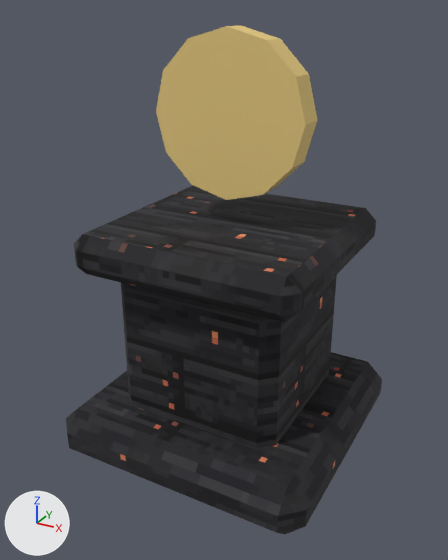
A saved change to the glTF model ArenaTaticaUnity/Assets/ArenaTatica/Resources/Models/Mapa/vulcao/pilar_galeao.glb.
The view is the same before and after, from a camera (50 mm lens) standing at (0.68, -1.282, 1.086) and looking at (-0.006, -0.034, 0.463). The axes (+X, +Y, +Z) are drawn at lower left. The lights are the same throughout. The older version comes first.

Objects in the first picture: 'vulcao_pilar_galeao'.
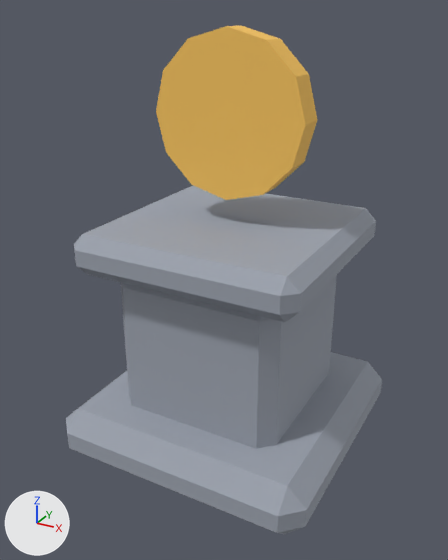
Patch to the scene script:
```diff
--- a/ArenaTaticaUnity/Assets/ArenaTatica/Resources/Models/Mapa/vulcao/pilar_galeao.glb.py
+++ b/ArenaTaticaUnity/Assets/ArenaTatica/Resources/Models/Mapa/vulcao/pilar_galeao.glb.py
@@ mat_vulcao_pedra @@
 n0 = _N.new('ShaderNodeBsdfPrincipled'); n0.name = 'Principled BSDF'
-n0.inputs[2].default_value = 0.9  # 'Roughness'
+n0.inputs[2].default_value = 0.88  # 'Roughness'
 n1 = _N.new('ShaderNodeOutputMaterial'); n1.name = 'Material Output'
@@ mat_vulcao_pedra @@
 n2 = _N.new('ShaderNodeMix'); n2.name = 'Mix'
 n2.inputs[0].default_value = 1.0  # 'Factor'
+n2.inputs[7].default_value = (0.34, 0.37, 0.43, 1.0)  # 'B', grey #9ea4af
 n3 = _N.new('ShaderNodeVertexColor'); n3.name = 'Color Attribute'
-n4 = _N.new('ShaderNodeTexImage'); n4.name = 'Image Texture'
-n4.image = img_vulcao_pedra
-n4.interpolation = 'Closest'
 _L.new(n0.outputs[0], n1.inputs[0])  # 'BSDF' to 'Surface'
 _L.new(n2.outputs[2], n0.inputs[0])  # 'Result' to 'Base Color'
-_L.new(n3.outputs[0], n2.inputs[7])  # 'Color' to 'B'
-_L.new(n4.outputs[0], n2.inputs[6])  # 'Color' to 'A'
+_L.new(n3.outputs[0], n2.inputs[6])  # 'Color' to 'A'
@@ mat_vulcao_ouro @@
 n2 = _N.new('ShaderNodeMix'); n2.name = 'Mix'
 n2.inputs[0].default_value = 1.0  # 'Factor'
-n2.inputs[7].default_value = (0.78, 0.58, 0.21, 1.0)  # 'B', yellow #e5c87e
+n2.inputs[7].default_value = (0.95, 0.56, 0.11, 1.0)  # 'B', orange #f9c55d
 n3 = _N.new('ShaderNodeVertexColor'); n3.name = 'Color Attribute'
```

Changed parts and their boxes [x1, y1, x2, y2] in the pictures (448 x 560 px):
'vulcao_pilar_galeao', surface changed (black to grey): [66, 25, 382, 534] in both
